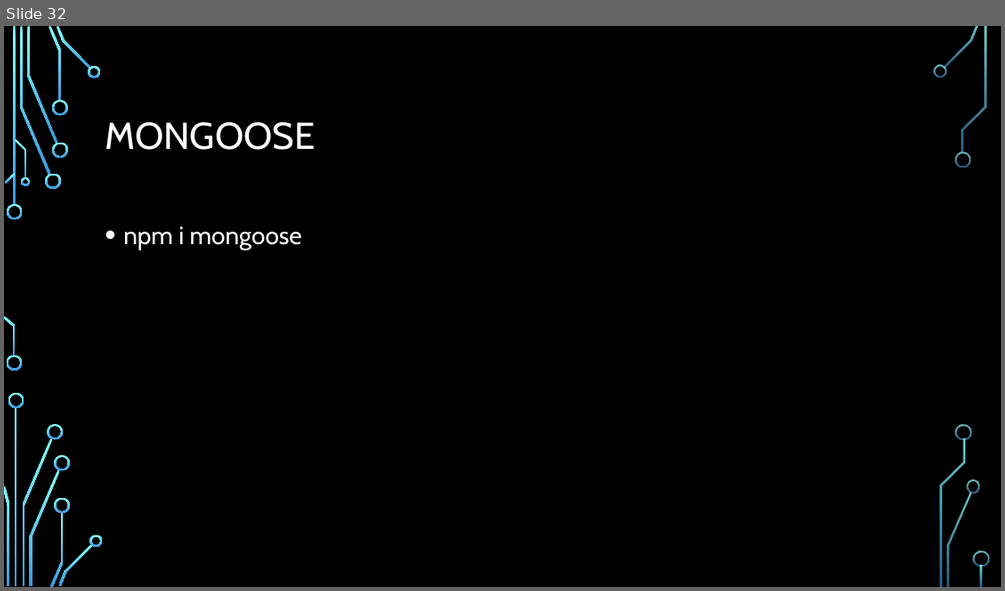
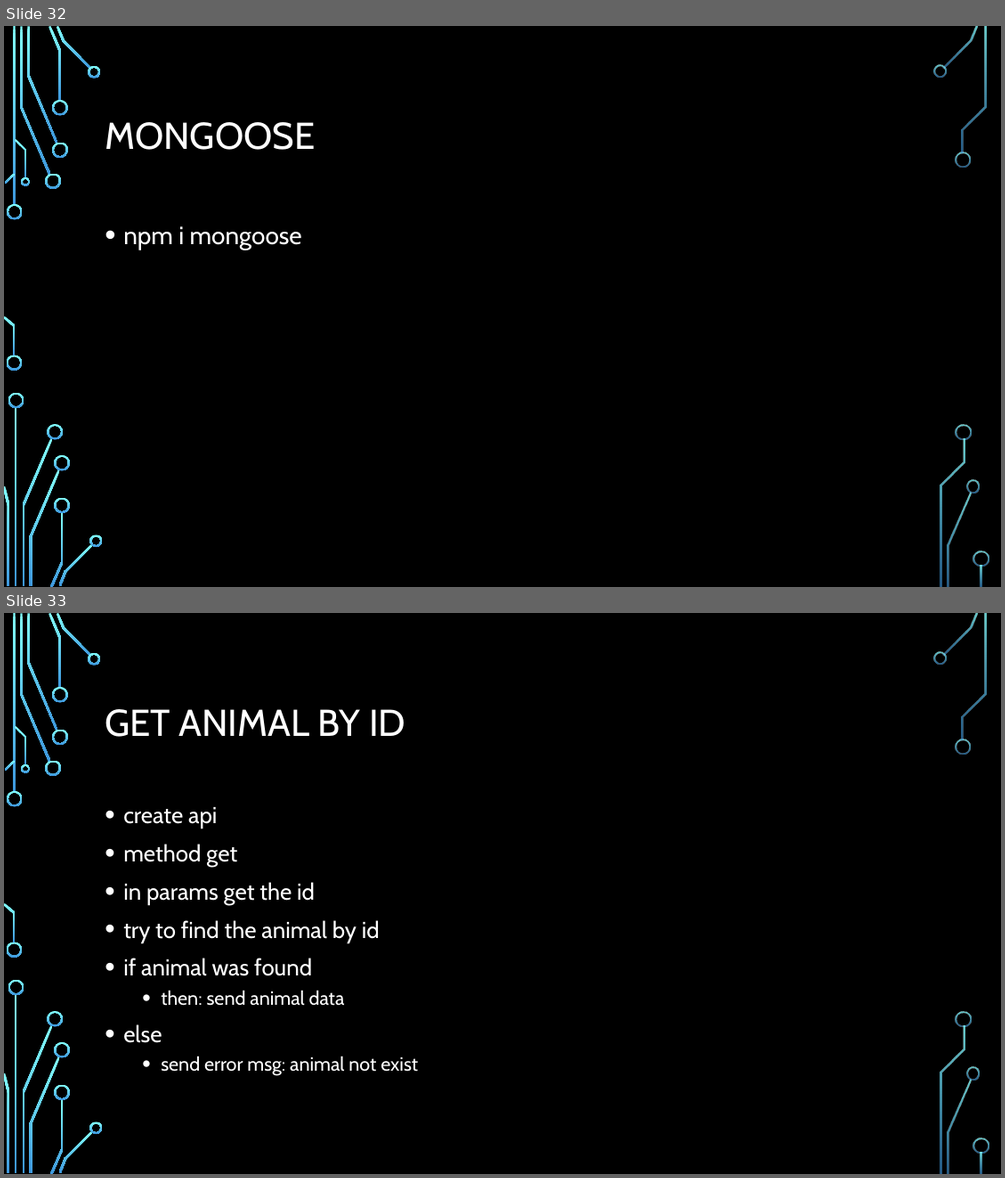
Before and after one commit to Rlss91/hu_morning_nodejs_W011121MR, a slide deck: docs/node js.pptx. Shown one above the other, each under a label of ours: slide 32 before the commit, slides 32 and 33 after it. The pictures are 1005x591 and 1005x1178 pixels, drawn with LibreOffice and Linux fonts; fonts in the diff are those of the drawing; background and template pictures are left out. Boxes give left, top, right and bottom in pixels: in the first picture for what was removed or moved away, otherwise in the second. Text is boxed around its words. In the diff, an @@ line names an element or a change of style, - is before the commit and + after.

```diff
--- a/docs/node js.pptx
+++ b/docs/node js.pptx
@@ slide 33 added at (4, 613, 1001, 1174), background picture (left out); not listed: 36 template elements that a slide beside it also shows @@
@@ title added at (105, 709, 405, 737), 36 pt, text #FFFFFF @@
+GET ANIMAL BY ID
@@ text added at (123, 807, 418, 1076), 22.2 pt, text #FFFFFF @@
+• create api
+• method get
+• in params get the id
+• try to find the animal by id
+• if animal was found
+  • then: send animal data
+• else
+  • send error msg: animal not exist
```
Also in this commit, not shown: 7 other slides added, 5 other files.
